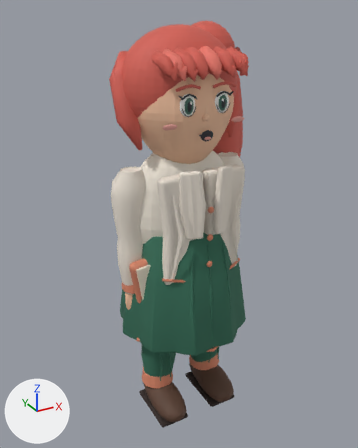
The glTF model public/assets/characters/civic/facilitator.glb, before and after one commit.
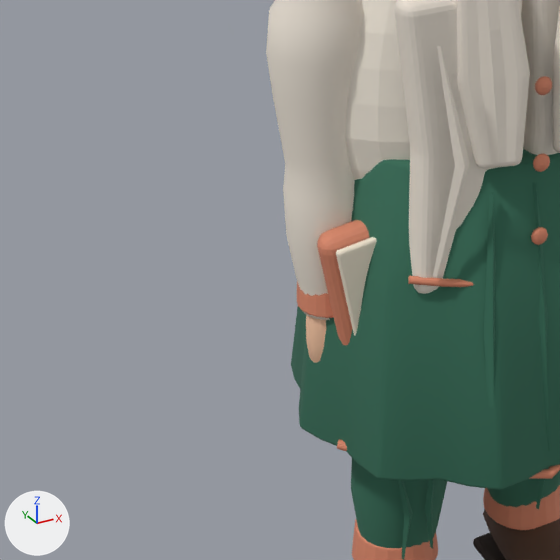
Each version is shown whole from a 50 mm camera at (-0.979, -1.756, 1.83) aimed at (0.001, 0.025, 0.94), then close up on the part from 4% to 61% of the width and 40% to 85% of the height. The lights are fixed; the arrows at lower left show +X, +Y and +Z. The last two pictures show the newer version. Where no turn or scale is listed for an object, it has been applied to the vertices.

The first close-up shows 'CoatDrape_-1', 'CoatPanel_-1', 'CoatPanel_1', 'Forearm_-1', 'Lapel_-1', 'NotebookPaper', 'Shin_-1', 'ShoeUpper_1', 'Skirt', 'StoryNotebook', 'Torso', 'UpperArm_-1' and 17 more.
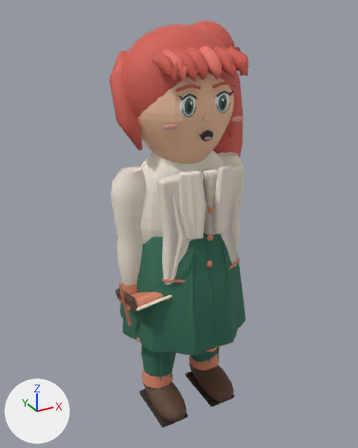
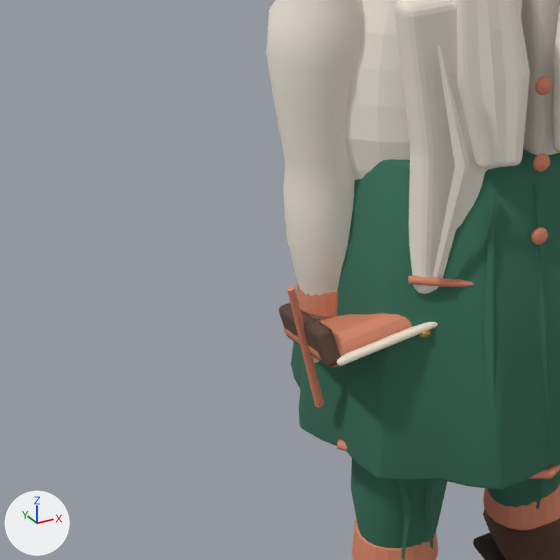
The change, as a list of edits to the scene's bpy script:
```text
Add mat_facilitator_metal:
    mat_facilitator_metal = principled_material('facilitator metal')
    mat_facilitator_metal.base_color = (0.565, 0.328, 0.0685)  # orange #c69b4a
    mat_facilitator_metal.metallic = 0.62
    mat_facilitator_metal.roughness = 0.34
Add me_cube_005:
    me_cube_005.from_pydata(...)  # 152 vertices, 300 faces; spans x -0.035..0.035, y -0.142..0.142, z -0.079..0.079
    me_cube_005.materials.append(mat_facilitator_shoes)  # brown #5c4031
Add me_cone_005:
    me_cone_005.from_pydata(...)  # 240 vertices, 476 faces; spans x -0.027..0.029, y -0.013..0.015, z -0.117..0.116
    me_cone_005.materials.append(mat_facilitator_accent)  # orange #d98769
Add me_cube_006:
    me_cube_006.from_pydata(...)  # 152 vertices, 300 faces; spans x -0.027..0.027, y -0.127..0.127, z -0.057..0.057
    me_cube_006.materials.append(mat_facilitator_metal)  # orange #c69b4a
Change ob_notebookpaper:
    ob_notebookpaper.location: (0.085, -0.101, -0.24) -> (0.04, -0.071, -0.292)
    ob_notebookpaper.rotation_euler: (0.08, -0.18, -0.08) -> (1.18, -0.18, -0.08)  # degrees (4.6, -10, -4.6) -> degrees (68, -10, -4.6)
Change ob_storynotebook:
    ob_storynotebook.location: (0.085, -0.07, -0.24) -> (0.04, -0.04, -0.292)
    ob_storynotebook.rotation_euler: (0.08, -0.18, -0.08) -> (1.18, -0.18, -0.08)  # degrees (4.6, -10, -4.6) -> degrees (68, -10, -4.6)
Add ob_notebookspine:
    ob_notebookspine = bpy.data.objects.new('NotebookSpine', me_cube_005)
    ob_notebookspine.location = (-0.296, -0.04, 0.673)
Add ob_notebookpencil:
    ob_notebookpencil = bpy.data.objects.new('NotebookPencil', me_cone_005)
    ob_notebookpencil.location = (-0.316, -0.077, 0.673)
Add ob_notebookelastic:
    ob_notebookelastic = bpy.data.objects.new('NotebookElastic', me_cube_006)
    ob_notebookelastic.location = (-0.153, -0.075, 0.673)
```

Changed parts and their boxes (x1, y1, x2, y2) in the close-ups (560 x 560 px):
'StoryNotebook', moved, turned: before (317, 220, 369, 345); after (283, 309, 412, 367)
'NotebookPaper', moved, turned: before (336, 237, 377, 335); after (337, 322, 438, 366)
'NotebookSpine', added (brown): after (279, 303, 341, 367)
'NotebookPencil', added (orange): after (287, 286, 324, 408)
'NotebookElastic', added: after (418, 330, 431, 338)
